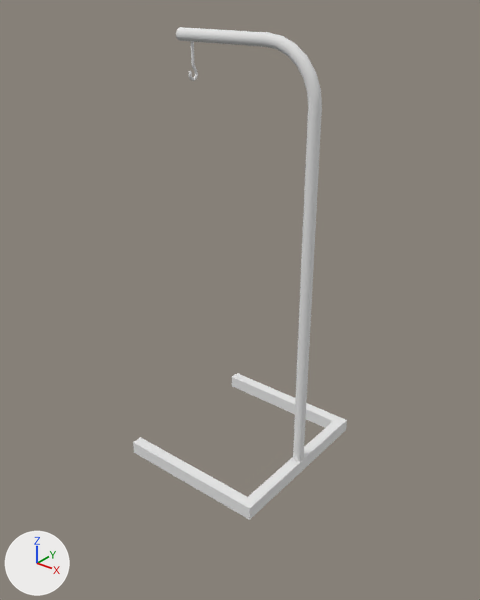
The OBJ model model/boxing_ring/meshes/stand.obj as it was, and as the next commit left it.
Camera for both pictures: a 50 mm camera at (1.92, -2.09, 0.35) aimed at (0.26, -0.01, -0.94). Arrows for +X, +Y and +Z are at lower left; the lights stay in place. Where no turn or scale is listed for an object, it has been applied to the vertices.

Objects in the first picture: 'punchbag_stand_v1'.
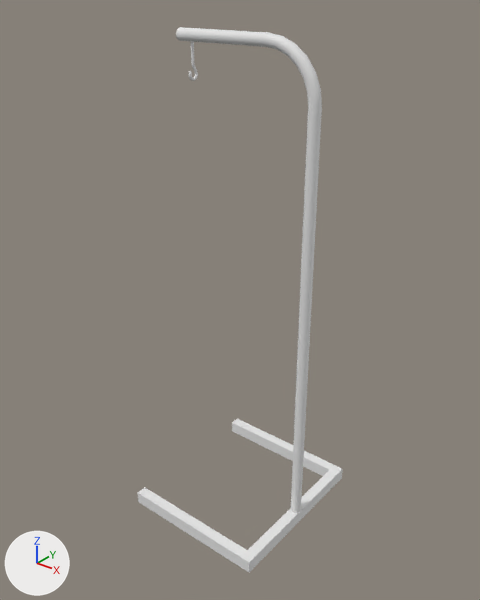
The newer file is also turned or shifted as a whole; pictures and numbers use the older file's frame.

Boxes (x1, y1, x2, y2) around the edits, measured in the pictures (480 x 600 px; the box of a moved part takes in the faces that stretch with it):
'punchbag_stand_v1', reshaped (11% taller): before (133, 27, 347, 520); after (138, 27, 343, 572)
part 1 of me_punchbag_stand_v1, moved or reshaped: before (133, 373, 347, 520); after (138, 394, 343, 572)

The edits, one by one:
me_punchbag_stand_v1 has 1360 vertices, 2716 faces and spans x -0.09..0.62, y -0.4..0.4, z -1.72..0.17.
me_punchbag_stand_v1 is used by ob_punchbag_stand_v1; location (0.0, 0.0, 0.0).
me_punchbag_stand_v1 part 1: all 40 vertices in x -0.09..0.62, y -0.4..0.4, z -1.72..-1.65 are moved by (0.0, 0.0, -0.31).
